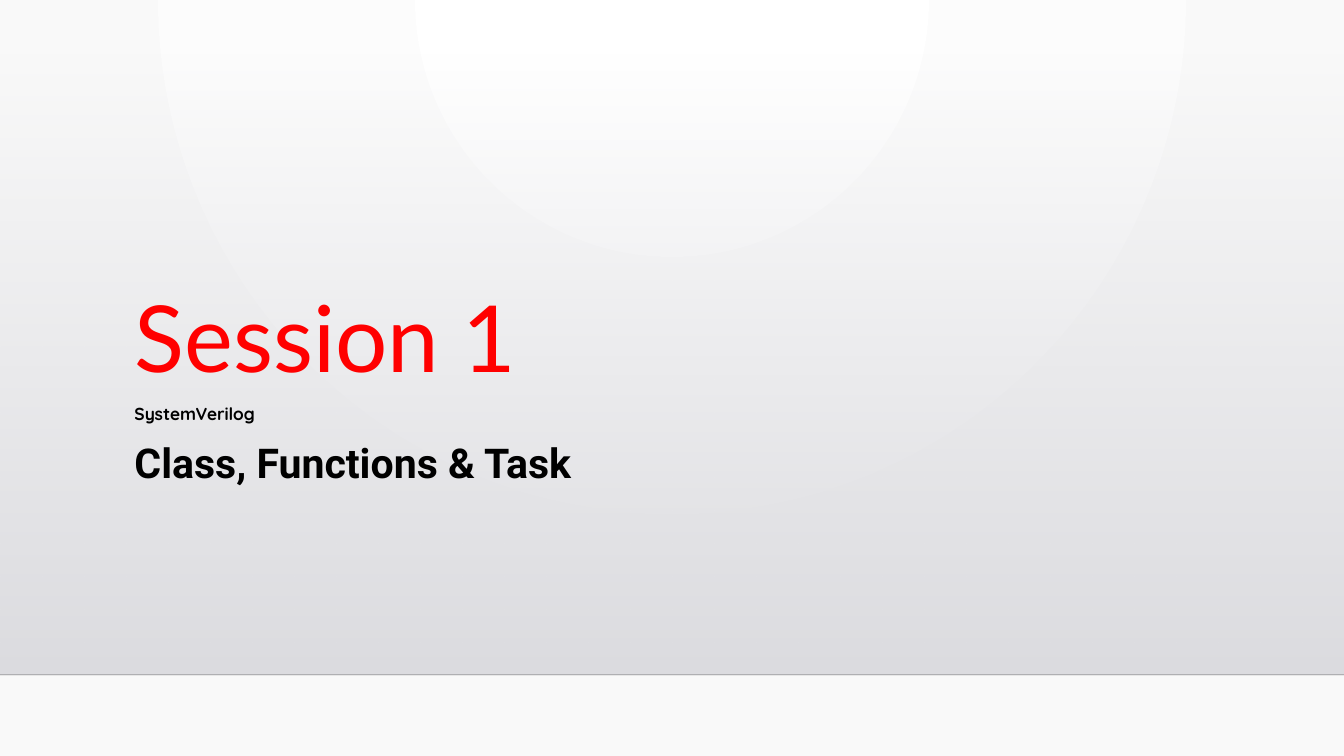
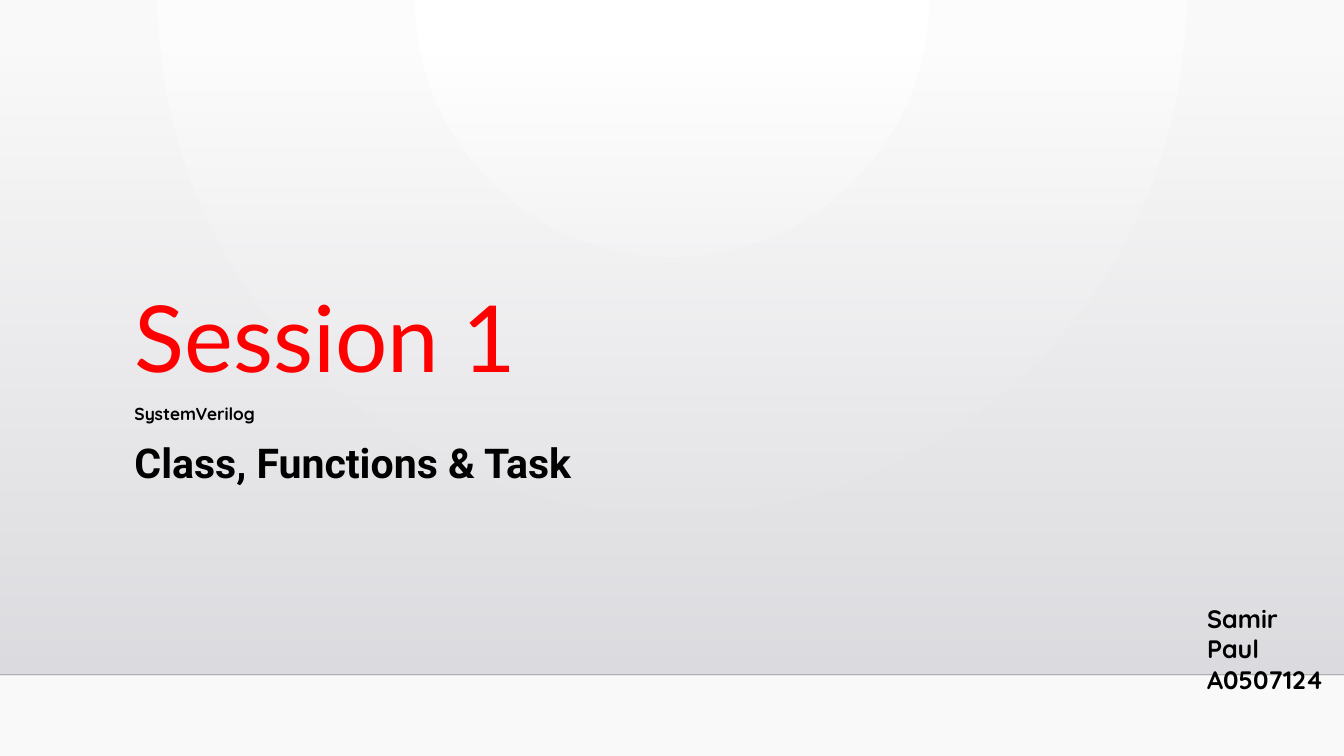
Before and after one commit to samirti/sv, a slide deck: slide 1 of learningSessions.pptx. Drawn at 1344x756 pixels with LibreOffice and Linux fonts; fonts in the diff are those of the drawing; background and template pictures are left out. Boxes give left, top, right and bottom in pixels: in the first picture for what was removed or moved away, otherwise in the second. Text is boxed around its words. In the diff, an @@ line names an element or a change of style, - is before the commit and + after.

```diff
--- a/learningSessions.pptx
+++ b/learningSessions.pptx
@@ text added at [1207,610,1323,689], 18 pt, text #000000, bold @@
+Samir Paul
+A0507124
```
Also in this commit, not shown: 7 other slides changed, 2 slides added.
